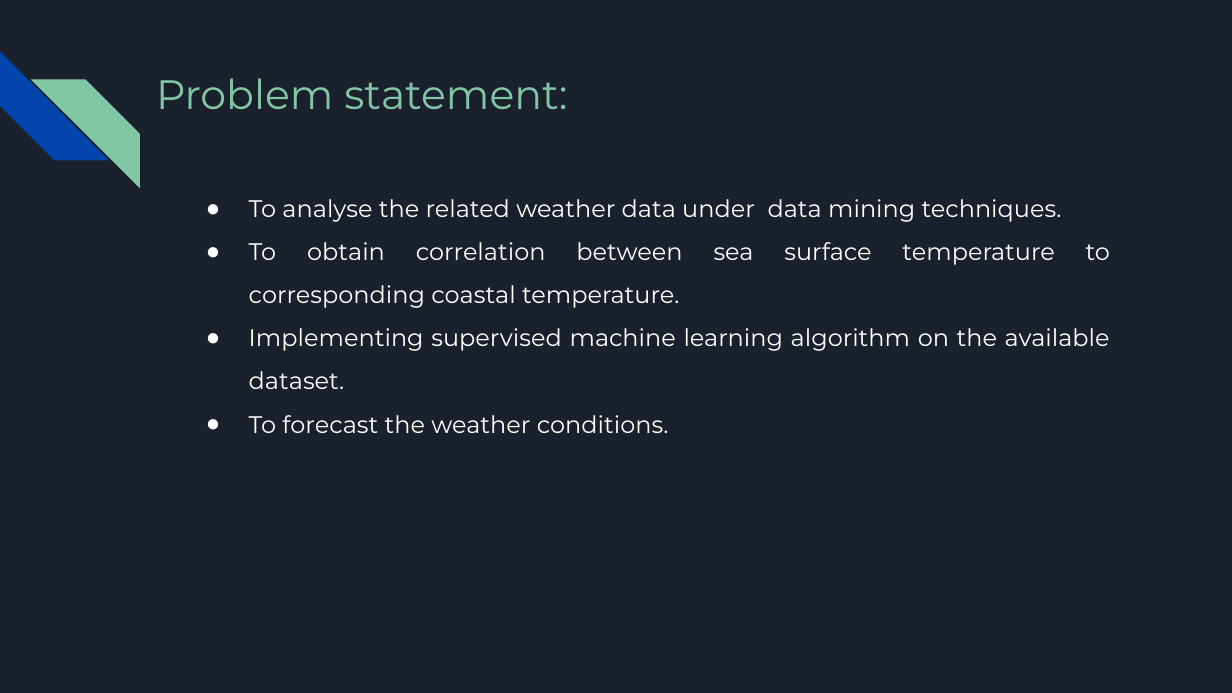
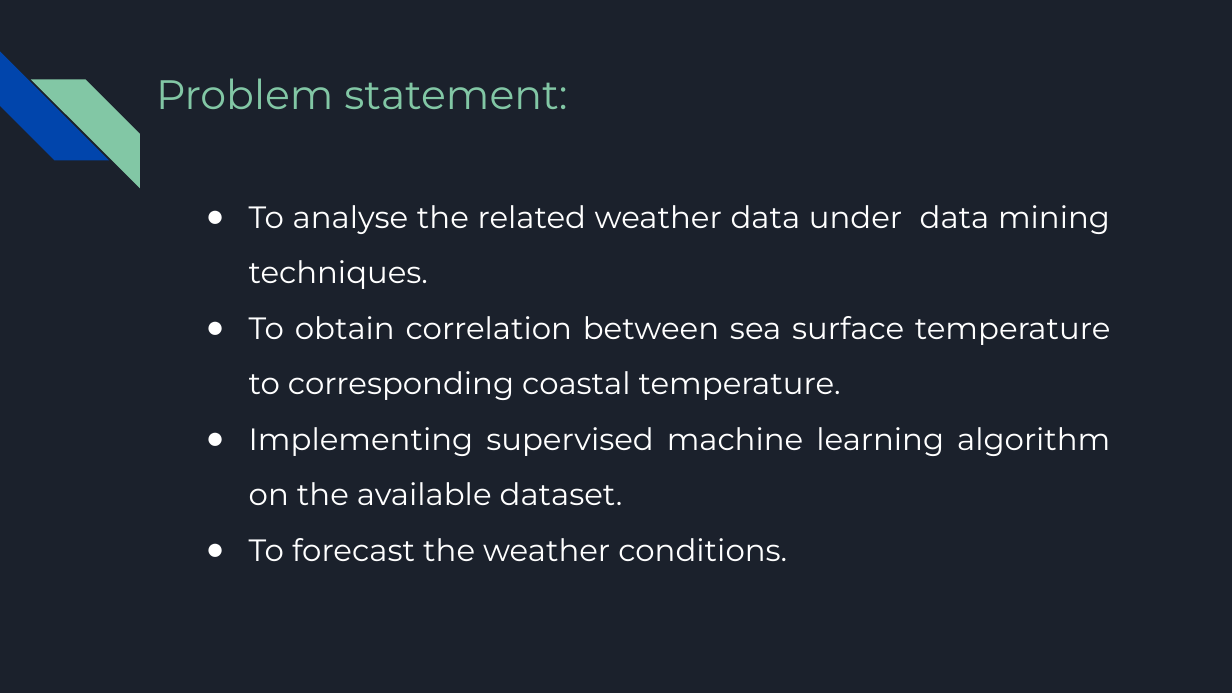
Before and after one commit to NavaneethVijay/vtuproject, a slide deck: slide 11 of PPT/Phase-I-Seminar.pptx (slide 12 before the commit). Drawn at 1232x693 pixels with LibreOffice and Linux fonts; fonts in the diff are those of the drawing. Boxes give left, top, right and bottom in pixels: in the first picture for what was removed or moved away, otherwise in the second. Text is boxed around its words. In the diff, an @@ line names an element or a change of style, - is before the commit and + after.

```diff
--- a/PPT/Phase-I-Seminar.pptx
+++ b/PPT/Phase-I-Seminar.pptx
@@ text "To analyse the related weather ..." at <box>249,205,1110,561</box>: size 14 to 18 pt @@
```
Also in this commit, not shown: 6 other slides changed, 5 slides added, 18 slides removed.
